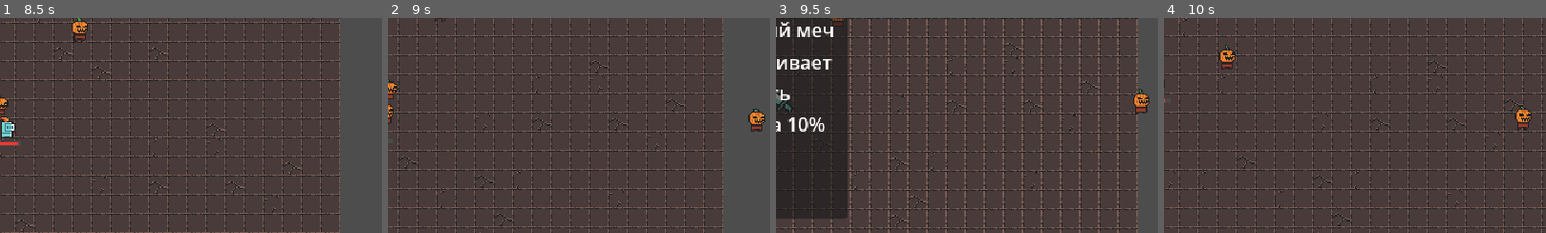
Above: before the commit, frames 1-4 (left to right).
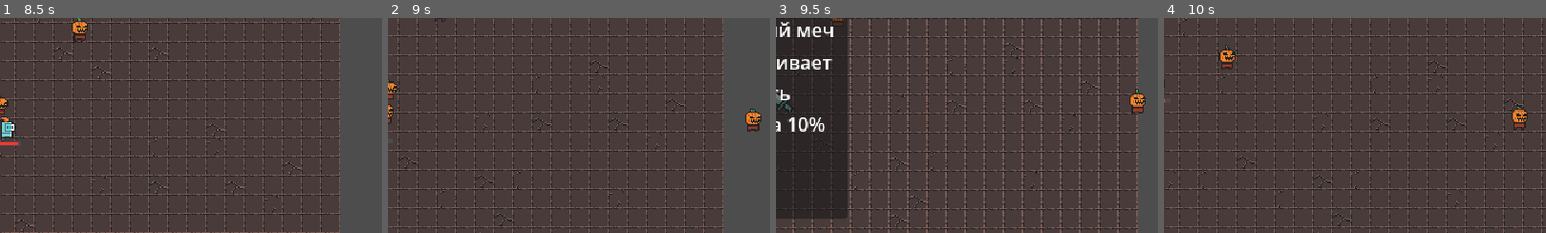
Above: after the commit, the same moments.

Repository: cqbMatroskin/2D-Top-Down
Game: Godot game, scene res://scene/level/level.tscn
Same seed, same stepped clock (60 frames per second), same inputs: the game is played once before the commit and once after it.
Inputs (mouse positions are % of the whole screen's width and height, from its top left):
- Up to frame 1 (8.5 s): move the mouse to (72, 45) at 0.52 s; press the mouse at (72, 45) at 0.53 s; hold D (move_right) 0.53-1.28 s; move the mouse to (30, 55) at 1.27 s; release the mouse at (30, 55) at 1.28 s; hold S (move_down) 1.28-2.03 s; click (30, 55) at 1.35 s; move the mouse to (60, 28) at 2.02 s; press the mouse at (60, 28) at 2.03 s; hold D (move_right) 2.03-2.78 s; move the mouse to (45, 70) at 2.77 s; release the mouse at (45, 70) at 2.78 s; hold W (move_up) 2.78-3.53 s; click (45, 70) at 2.85 s; move the mouse to (80, 65) at 3.52 s; press the mouse at (80, 65) at 3.53 s; hold A (move_left) 3.53-5.03 s; move the mouse to (20, 35) at 4.27 s; release the mouse at (20, 35) at 4.28 s; click (20, 35) at 4.35 s; move the mouse to (55, 50) at 5.02 s; press the mouse at (55, 50) at 5.03 s; hold S (move_down) 5.03-5.78 s; move the mouse to (35, 25) at 5.77 s; release the mouse at (35, 25) at 5.78 s; hold D (move_right) 5.78-6.53 s; click (35, 25) at 5.85 s; move the mouse to (72, 45) at 6.52 s; press the mouse at (72, 45) at 6.53 s; hold W (move_up) 6.53-7.28 s; move the mouse to (30, 55) at 7.27 s; release the mouse at (30, 55) at 7.28 s; hold D (move_right) 7.28-8.03 s; click (30, 55) at 7.35 s; move the mouse to (60, 28) at 8.02 s; press the mouse at (60, 28) at 8.03 s; hold S (move_down) from 8.03 s (still down)
- Up to frame 2 (9 s): move the mouse to (45, 70) at 8.77 s; release S (move_down) at 8.78 s; release the mouse at (45, 70) at 8.78 s; hold A (move_left) from 8.78 s (still down); click (45, 70) at 8.85 s
- Up to frame 3 (9.5 s): keep holding A (move_left)
- Up to frame 4 (10 s): move the mouse to (50, 50) at 9.52 s; release A (move_left) at 9.53 s; press the mouse at (50, 50) at 9.53 s; hold W (move_up) from 9.53 s (still down)
The pictures show only the part of the screen within x 50-100%, y 27-77%; the shares and areas given below are measured in that part.

Frame 1 is identical in both runs. In frame 2, 0.4% of the frame differs, in the area x 93-99%, y 42-53%; in frame 3, 0.4%; in frame 4, 0.4%, in the area x 91-97%, y 40-53%.

Commit message:
Добавлена основа увеличения уровня сложности

Diff:
--- a/scene/game_objects/player/player.gd
+++ b/scene/game_objects/player/player.gd
@@ -36,7 +36,6 @@
 		return
 	health_component.take_damage(1)
 	grace_period.start()
-	print(health_component.current_health)
 
 func on_died() -> void:
 	queue_free()
--- a/scene/level/level.tscn
+++ b/scene/level/level.tscn
@@ -30,7 +30,8 @@
 [node name="UpgradeManager" parent="." unique_id=431017774 node_paths=PackedStringArray("experience_manager") instance=ExtResource("4_xfrsa")]
 experience_manager = NodePath("../ExperienceManager")
 
-[node name="EnemySpawner" parent="." unique_id=700179335 instance=ExtResource("3_plauu")]
+[node name="EnemySpawner" parent="." unique_id=700179335 node_paths=PackedStringArray("arena_time_manager") instance=ExtResource("3_plauu")]
+arena_time_manager = NodePath("../ArenaTimeManager")
 
 [node name="Floor" type="TileMapLayer" parent="." unique_id=776027827]
 use_parent_material = true
--- a/scene/manager/spawner/enemy_spawner.gd
+++ b/scene/manager/spawner/enemy_spawner.gd
@@ -1,7 +1,25 @@
 extends Node
 
+@onready var timer: Timer = $Timer
+
+@export var arena_time_manager: ArenaTimeManager
 @export var pumpkin_dude_scene: PackedScene
 
+# Минимальное время спавна противников
+const MIN_SPAWN_TIME: float = 0.2
+# Время спавна по умолчанию
+var base_spawn_time: float
+# Множитель уровня сложности
+var difficulty_multiplier: float = 0.01
+
+func _ready() -> void:
+	base_spawn_time = timer.wait_time
+	arena_time_manager.difficulty_increased.connect(on_difficulty_increased)
+
+func on_difficulty_increased(difficulty_level: int) -> void:
+	var new_spawn_time: float = max(MIN_SPAWN_TIME, (base_spawn_time - (difficulty_level * difficulty_multiplier)))
+	timer.wait_time = new_spawn_time
+	print_debug(new_spawn_time)
 
 func _on_timer_timeout() -> void:
 	var player: Node2D = get_tree().get_first_node_in_group("player") as Node2D
